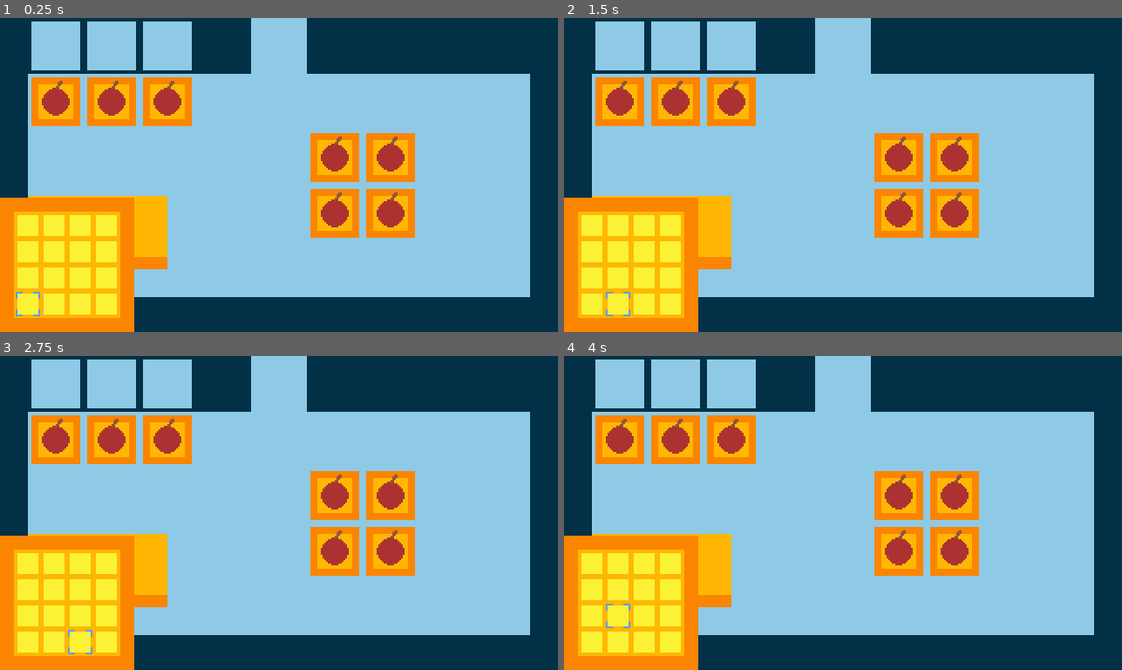
Above: before the commit, frames 1-4 (two rows, left to right).
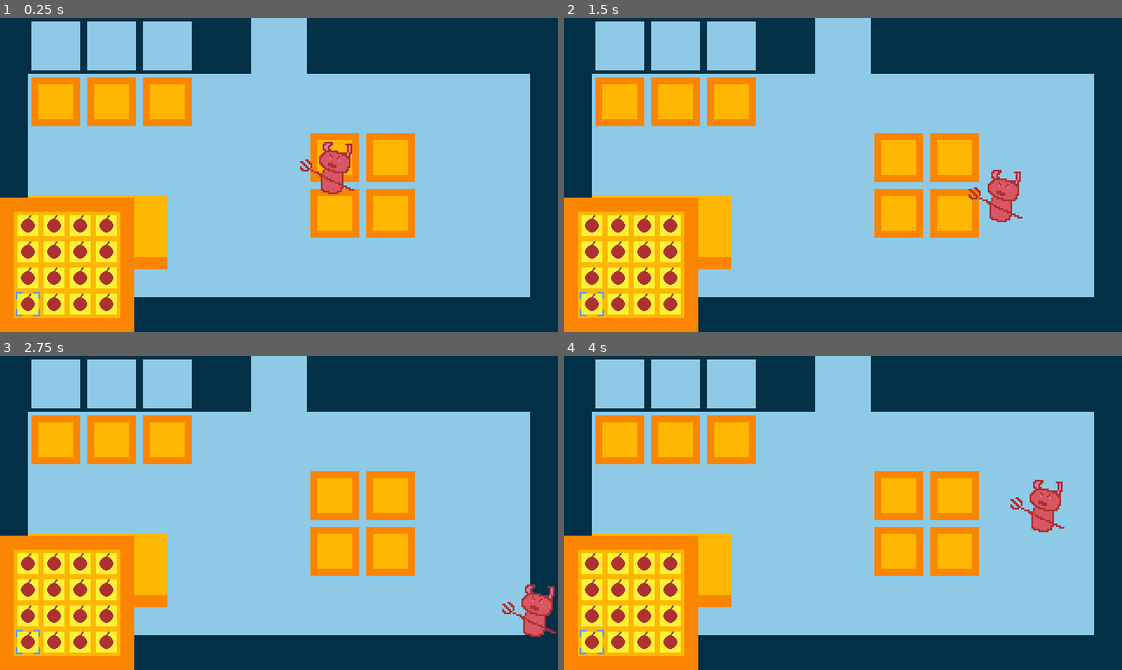
Above: after the commit, the same moments.

Repository: MatthewMa929/The-Devil-s-Shopkeeper
Game: Godot game, scene res://Game/main.tscn
Two runs of this game, one before a commit and one after it. Both use one fixed random seed, a clock stepped at 60 frames per second and the inputs below.
Inputs:
- Up to frame 1 (0.25 s): no input
- Up to frame 2 (1.5 s): tap Enter at 0.5 s; hold D (Right) 0.53-1.28 s; tap Space (Continue) at 0.6, 1.35 s; hold S (Down) from 1.28 s (still down)
- Up to frame 3 (2.75 s): release S (Down) at 2.03 s; hold D (Right) from 2.03 s (still down); tap Space (Continue) at 2.1 s
- Up to frame 4 (4 s): release D (Right) at 2.78 s; hold W (Up) 2.78-3.53 s; tap Space (Continue) at 2.85, 3.6 s; hold A (Left) from 3.53 s (still down)

The runs differ from the first frame. In frame 1, 4.2% of the frame differs, in the area x 3-73%, y 20-94%; in frame 2, 4.6%, in the area x 2-83%, y 20-95%; in frame 3, 4.6%; in frame 4, 4.6%.

Commit message:
soul idea, debating movement

Diff:
--- a/Game/global.gd
+++ b/Game/global.gd
@@ -2,5 +2,5 @@
 
 @onready var max_price = 100000
 @onready var max_digits = 6
-@onready var state = "INVENTORY"
-#States are INVENTORY, BUY, SELL, NEGOTIATE
+@onready var state = "MOVE"
+#States are MOVE, INVENTORY, BUY, SELL, NEGOTIATE
--- a/Game/main.gd
+++ b/Game/main.gd
@@ -8,6 +8,6 @@
 @onready var ui = $UI
 @onready var audio_manager = $AudioManager
 
-func _ready():
+func _ready(): #THE ONLY READY
 	map_manager.set_up_shop()
 	action_manager.set_up()
--- a/Game/main.tscn
+++ b/Game/main.tscn
@@ -32,7 +32,7 @@
 
 [node name="Player" parent="ActionManager" index="1"]
 y_sort_enabled = true
-position = Vector2(40, 123)
+position = Vector2(188, 86)
 
 [node name="UI" parent="." instance=ExtResource("3_s5qw3")]
 z_index = 5
--- a/Game/map_manager.gd
+++ b/Game/map_manager.gd
@@ -8,9 +8,6 @@
 @onready var stand_pos_arr = []
 
 signal set_up_done(pos_arr)
-
-func _ready():
-	pass
 
 func set_up_shop(): #Need to offset by 16 due to tilemap setup
 	for i in range(11):
--- a/Game/map_manager.tscn
+++ b/Game/map_manager.tscn
@@ -24,6 +24,7 @@
 script = ExtResource("1_vda4n")
 
 [node name="TileMap" type="TileMap" parent="."]
+visible = false
 position = Vector2(-16, 0)
 tile_set = SubResource("TileSet_jxkja")
 format = 2
--- a/Game/shop_inventory.gd
+++ b/Game/shop_inventory.gd
@@ -29,19 +29,6 @@
 		if Input.is_action_just_pressed("Continue"):
 			place_item()
 
-func change_selected(num):
-	inv_arr[select_num].is_selected = false
-	if select_num + num >= 0 and select_num + num < inv_size_x * inv_size_y:
-		select_num += num
-	if num == 1 and select_num%4 == 0:
-		select_num -= 1
-	if num == -1 and (select_num-3)%4 == 0 and select_num != 0:
-		select_num += 1
-	inv_arr[select_num].is_selected = true
-
-func place_item():
-	pass
-
 func create_inventory():
 	for i in range(inv_size_x):
 		var new_x = inventory_slot.position.x + i*15
@@ -60,8 +47,24 @@
 		new_stand.visible = true
 		add_child(new_stand)
 		stand_arr.append(new_stand)
-		print(new_stand.position)
-	print(stand_pos_arr)
+		#print(new_stand.position)
+	#print(stand_pos_arr)
+
+func change_selected(num):
+	inv_arr[select_num].is_selected = false
+	if select_num + num >= 0 and select_num + num < inv_size_x * inv_size_y:
+		select_num += num
+	if num == 1 and select_num%4 == 0:
+		select_num -= 1
+	if num == -1 and (select_num-3)%4 == 0 and select_num != 0:
+		select_num += 1
+	inv_arr[select_num].is_selected = true
+
+func place_item():
+	pass
+
+func close_inventory():
+	pass
 
 func _on_map_manager_set_up_done(pos_arr):
 	stand_pos_arr = pos_arr
--- a/Game/shop_inventory.tscn
+++ b/Game/shop_inventory.tscn
@@ -1,10 +1,9 @@
-[gd_scene load_steps=6 format=3 uid="uid://dbe0ssyb41o3d"]
+[gd_scene load_steps=5 format=3 uid="uid://dbe0ssyb41o3d"]
 
 [ext_resource type="Script" path="res://Game/shop_inventory.gd" id="1_wqa1j"]
 [ext_resource type="Resource" uid="uid://bcipwcpke05fv" path="res://Items/Apple.tres" id="2_jse4l"]
 [ext_resource type="PackedScene" uid="uid://bn0od10l8b4og" path="res://Game/shop_stand.tscn" id="3_1v2nc"]
 [ext_resource type="PackedScene" uid="uid://pqpwulot5odo" path="res://Game/inventory_slot.tscn" id="4_03sax"]
-[ext_resource type="Resource" uid="uid://cf6iosya80g00" path="res://Items/Empty.tres" id="5_r41hb"]
 
 [node name="ShopInventory" type="Node2D"]
 script = ExtResource("1_wqa1j")
@@ -14,4 +13,4 @@
 
 [node name="InventorySlot" parent="." instance=ExtResource("4_03sax")]
 visible = false
-item = ExtResource("5_r41hb")
+item = ExtResource("2_jse4l")
--- a/Game/shop_stand.tscn
+++ b/Game/shop_stand.tscn
@@ -1,12 +1,15 @@
-[gd_scene load_steps=4 format=3 uid="uid://bn0od10l8b4og"]
+[gd_scene load_steps=5 format=3 uid="uid://bn0od10l8b4og"]
 
 [ext_resource type="Script" path="res://Game/shop_stand.gd" id="1_0vaxl"]
 [ext_resource type="Texture2D" uid="uid://bw05vdh5ocxd3" path="res://Sprites/Stand.png" id="2_4k0m7"]
-[ext_resource type="Resource" uid="uid://bcipwcpke05fv" path="res://Items/Apple.tres" id="2_wutgr"]
+[ext_resource type="Resource" uid="uid://cf6iosya80g00" path="res://Items/Empty.tres" id="2_w2tii"]
+
+[sub_resource type="RectangleShape2D" id="RectangleShape2D_wnstj"]
+size = Vector2(32, 32)
 
 [node name="ShopStand" type="Node2D"]
 script = ExtResource("1_0vaxl")
-item = ExtResource("2_wutgr")
+item = ExtResource("2_w2tii")
 
 [node name="ShopStandSpr" type="Sprite2D" parent="."]
 texture = ExtResource("2_4k0m7")
@@ -14,3 +17,9 @@
 
 [node name="ItemSpr" type="Sprite2D" parent="."]
 centered = false
+
+[node name="Area2D" type="Area2D" parent="."]
+
+[node name="CollisionShape2D" type="CollisionShape2D" parent="Area2D"]
+position = Vector2(16, 16)
+shape = SubResource("RectangleShape2D_wnstj")
--- a/Player/player.gd
+++ b/Player/player.gd
@@ -1,3 +1,13 @@
-extends Node2D
+extends CharacterBody2D
 
 #Player related things and their attempt at movement
+@export var speed = 80
+
+func get_input():
+	var input_direction = Input.get_vector("Left", "Right", "Up", "Down")
+	velocity = input_direction * speed
+
+func _physics_process(delta):
+	if Global.state == "MOVE":
+		get_input()
+		move_and_slide()
--- a/Player/player.tscn
+++ b/Player/player.tscn
@@ -3,7 +3,7 @@
 [ext_resource type="Script" path="res://Player/player.gd" id="1_l07ll"]
 [ext_resource type="Texture2D" uid="uid://dbl5gk450dxs4" path="res://Sprites/Devil.png" id="2_t0pso"]
 
-[node name="Player" type="Node2D"]
+[node name="Player" type="CharacterBody2D"]
 script = ExtResource("1_l07ll")
 
 [node name="Sprite2D" type="Sprite2D" parent="."]
Binary file added: Sprites/FrontConceptArt.png
Not shown, added: Sprites/FrontConceptArt.png.import
Binary file added: Sprites/flame.png
Not shown, added: Sprites/flame.png.import
